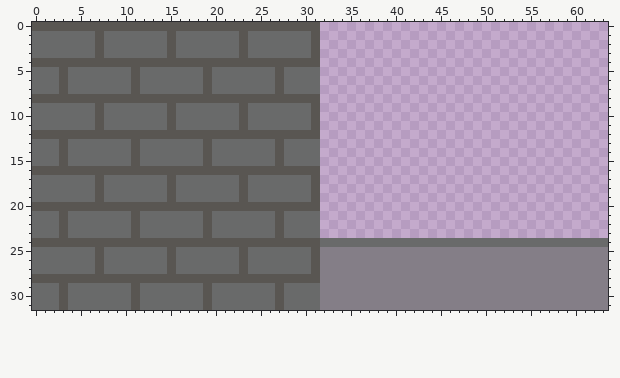
File history of a pixel-art sprite, assets/tilesets/bricks.png. Above: the version before the commit.
The file is 64x32 pixels.
New version:
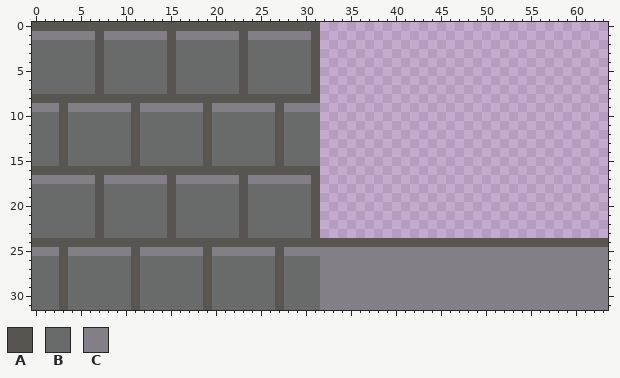
Palette (. is transparent): A #595652  B #696a6a  C #847e87
The author wrote: add collision to ground tile map
From old to new:
y 1: x 0..6 BBBBBBB -> CCCCCCC; x 8..14 BBBBBBB -> CCCCCCC; x 16..22 BBBBBBB -> CCCCCCC; x 24..30 BBBBBBB -> CCCCCCC
y 4: x 0..6 AAAAAAA -> BBBBBBB; x 8..14 AAAAAAA -> BBBBBBB; x 16..22 AAAAAAA -> BBBBBBB; x 24..30 AAAAAAA -> BBBBBBB
y 5..7: x 3 A -> B; x 7 B -> A; x 11 A -> B; x 15 B -> A; x 19 A -> B; x 23 B -> A; x 27 A -> B; x 31 B -> A
y 9: x 0..31 BBBBBBBABBBBBBBABBBBBBBABBBBBBBA -> CCCACCCCCCCACCCCCCCACCCCCCCACCCC
y 10..11: x 3 B -> A; x 7 A -> B; x 11 B -> A; x 15 A -> B; x 19 B -> A; x 23 A -> B; x 27 B -> A; x 31 A -> B
y 12: x 0..2 AAA -> BBB; x 4..10 AAAAAAA -> BBBBBBB; x 12..18 AAAAAAA -> BBBBBBB; x 20..26 AAAAAAA -> BBBBBBB; x 28..31 AAAA -> BBBB
y 17: x 0..6 BBBBBBB -> CCCCCCC; x 8..14 BBBBBBB -> CCCCCCC; x 16..22 BBBBBBB -> CCCCCCC; x 24..30 BBBBBBB -> CCCCCCC
y 20: x 0..6 AAAAAAA -> BBBBBBB; x 8..14 AAAAAAA -> BBBBBBB; x 16..22 AAAAAAA -> BBBBBBB; x 24..30 AAAAAAA -> BBBBBBB
y 21..23: x 3 A -> B; x 7 B -> A; x 11 A -> B; x 15 B -> A; x 19 A -> B; x 23 B -> A; x 27 A -> B; x 31 B -> A
y 24: x 32..63 BBBBBBBBBBBBBBBBBBBBBBBBBBBBBBBB -> AAAAAAAAAAAAAAAAAAAAAAAAAAAAAAAA
y 25: x 0..31 BBBBBBBABBBBBBBABBBBBBBABBBBBBBA -> CCCACCCCCCCACCCCCCCACCCCCCCACCCC
y 26..27: x 3 B -> A; x 7 A -> B; x 11 B -> A; x 15 A -> B; x 19 B -> A; x 23 A -> B; x 27 B -> A; x 31 A -> B
y 28: x 0..2 AAA -> BBB; x 4..10 AAAAAAA -> BBBBBBB; x 12..18 AAAAAAA -> BBBBBBB; x 20..26 AAAAAAA -> BBBBBBB; x 28..31 AAAA -> BBBB
